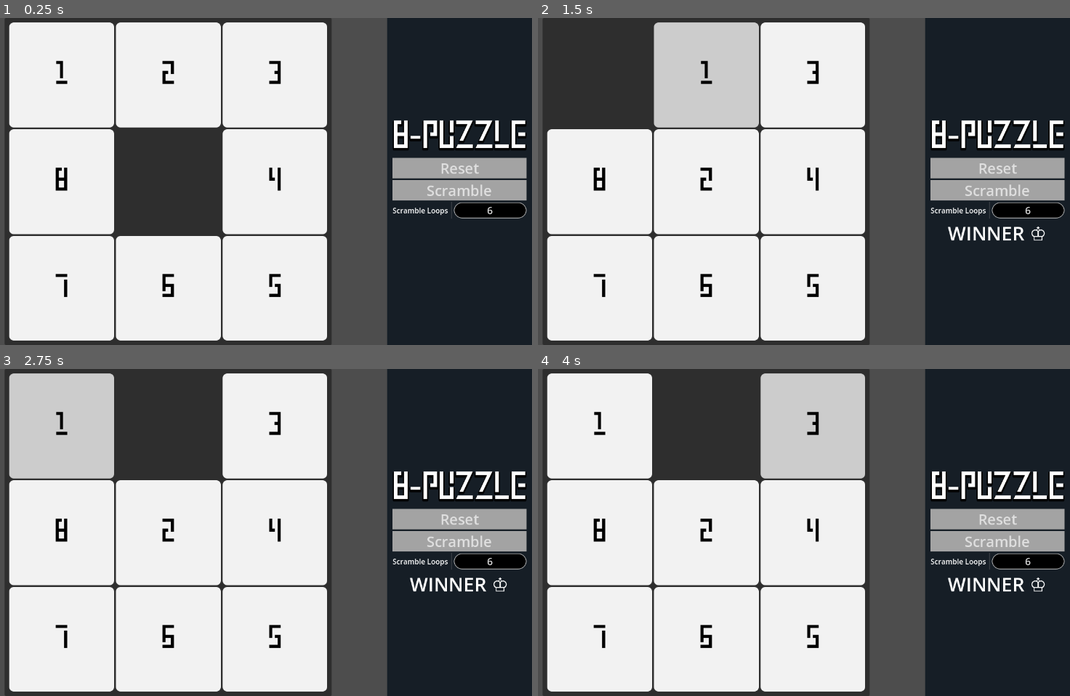
Above: before the commit, frames 1-4 (two rows, left to right).
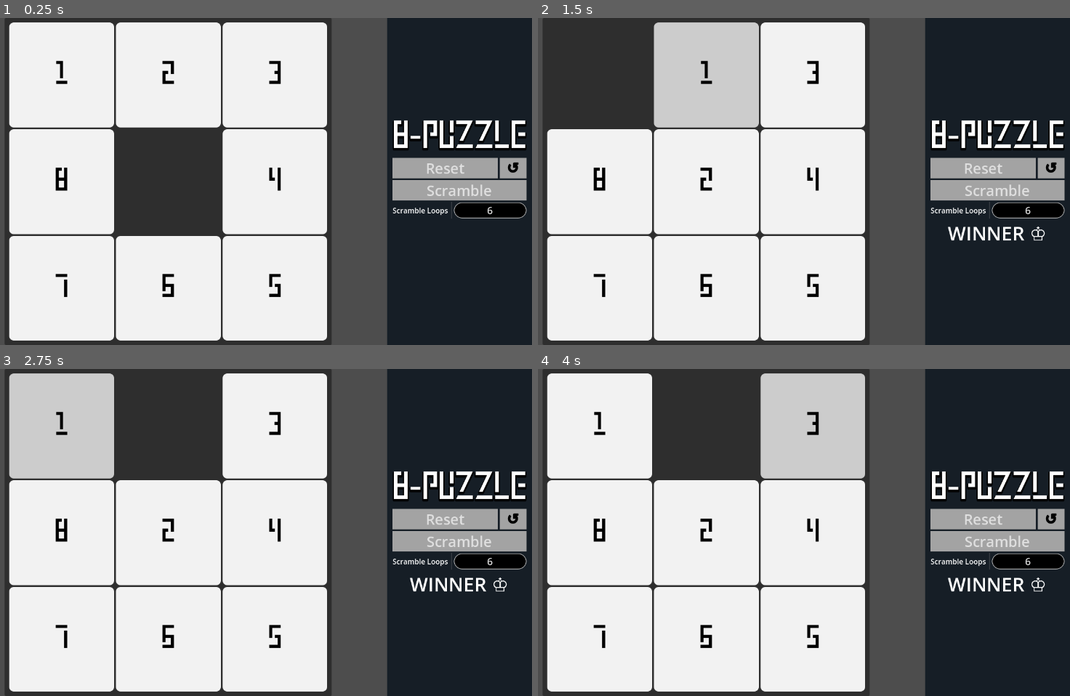
Above: after the commit, the same moments.

Repository: StephenCarr2048/Godot-8-Puzzle
Game: Godot game, scene res://App.tscn
The game is run twice, just before and just after one commit, with the same random seed, the same clock (stepped at 60 frames per second) and the same inputs.
Inputs:
- Up to frame 1 (0.25 s): no input
- Up to frame 2 (1.5 s): click "2" at 0.5 s; click "1" at 1.25 s
- Up to frame 3 (2.75 s): click "1" at 2 s
- Up to frame 4 (4 s): click "3" at 2.75 s; click "3" at 3.5 s

The runs differ from the first frame. In frame 1, 0.2% of the frame differs, in the area x 80-98%, y 42-50%; in frame 2, 0.2%; in frame 3, 0.2%; in frame 4, 0.2%.

Commit message:
implemented undo fixed oversight with handle_history

Diff:
--- a/App.tscn
+++ b/App.tscn
@@ -8,7 +8,7 @@
 [ext_resource type="FontFile" uid="uid://dowdsty4lsp7v" path="res://Chainbox.otf" id="6_orrbk"]
 [ext_resource type="Script" path="res://Scramble.gd" id="7_qucos"]
 
-[node name="App" type="Control" node_paths=PackedStringArray("resetButton", "winnerLabel", "boardGrid")]
+[node name="App" type="Control" node_paths=PackedStringArray("resetButton", "undoButton", "winnerLabel", "boardGrid")]
 layout_mode = 3
 anchors_preset = 15
 anchor_right = 1.0
@@ -16,7 +16,8 @@
 grow_horizontal = 2
 grow_vertical = 2
 script = ExtResource("1_augtv")
-resetButton = NodePath("BoxContainer/PanelContainer/CenterContainer/VBoxContainer/Reset")
+resetButton = NodePath("BoxContainer/PanelContainer/CenterContainer/VBoxContainer/HBoxContainer2/Reset")
+undoButton = NodePath("BoxContainer/PanelContainer/CenterContainer/VBoxContainer/HBoxContainer2/Undo")
 winnerLabel = NodePath("BoxContainer/PanelContainer/CenterContainer/VBoxContainer/WinnerLabel")
 boardGrid = NodePath("BoxContainer/AspectRatioContainer/PanelContainer/MarginContainer/Board")
 
@@ -137,9 +138,24 @@
 horizontal_alignment = 1
 vertical_alignment = 1
 
-[node name="Reset" type="Button" parent="BoxContainer/PanelContainer/CenterContainer/VBoxContainer"]
+[node name="HBoxContainer2" type="HBoxContainer" parent="BoxContainer/PanelContainer/CenterContainer/VBoxContainer"]
 layout_mode = 2
+
+[node name="Reset" type="Button" parent="BoxContainer/PanelContainer/CenterContainer/VBoxContainer/HBoxContainer2"]
+layout_mode = 2
+size_flags_horizontal = 3
 text = "Reset"
+
+[node name="Undo" type="Button" parent="BoxContainer/PanelContainer/CenterContainer/VBoxContainer/HBoxContainer2"]
+layout_mode = 2
+size_flags_horizontal = 3
+size_flags_stretch_ratio = 0.25
+theme_override_colors/font_color = Color(0, 0, 0, 1)
+theme_override_colors/font_pressed_color = Color(0, 0, 0, 1)
+theme_override_colors/font_focus_color = Color(0, 0, 0, 1)
+theme_override_colors/font_outline_color = Color(0, 0, 0, 1)
+theme_override_constants/outline_size = 4
+text = "↺"
 
 [node name="Scramble" type="Button" parent="BoxContainer/PanelContainer/CenterContainer/VBoxContainer" node_paths=PackedStringArray("scrambleCounter")]
 layout_mode = 2
--- a/app.gd
+++ b/app.gd
@@ -1,6 +1,7 @@
 extends Control
 
 @export var resetButton: Button;
+@export var undoButton: Button;
 @export var winnerLabel: Label;
 @export var boardGrid: GridContainer;
 
@@ -18,6 +19,7 @@
 func _ready():
 	reset();
 	resetButton.pressed.connect(reset);
+	undoButton.pressed.connect(undo);
 	#check_win();
 
 
@@ -34,13 +36,21 @@
 	#for button in boardGrid.find_board_neighbors(currentHistory):
 	#	print(int(button.text));
 
+func handle_history(nextSquares:Array):
+	history.push_back(nextSquares);
 
-func handle_history(nextSquares:Array):
-	nextSquares.append(history);
+func undo():
+	print(history.size())
+	if history.size()>1:
+		print("inside undo")
+		history.pop_back();
+		boardGrid.set_board(currentHistory);
+		print(currentHistory);
+		_connect_neighbors();
 
 func _match_arrays(arr1: Array, arr2: Array) -> bool:
 	for i in range(arr1.size()):
-		if arr1[i] != arr2[i]:
+		if int(arr1[i]) != int(arr2[i]):
 			return false;
 	return true;
 
